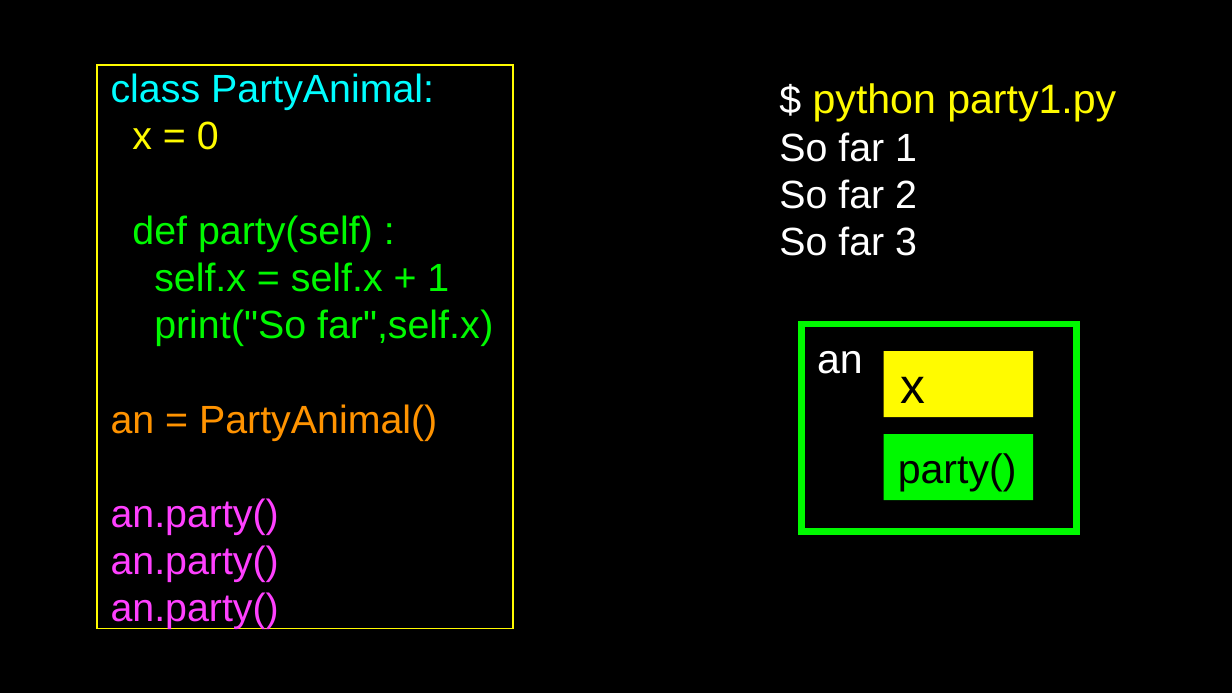
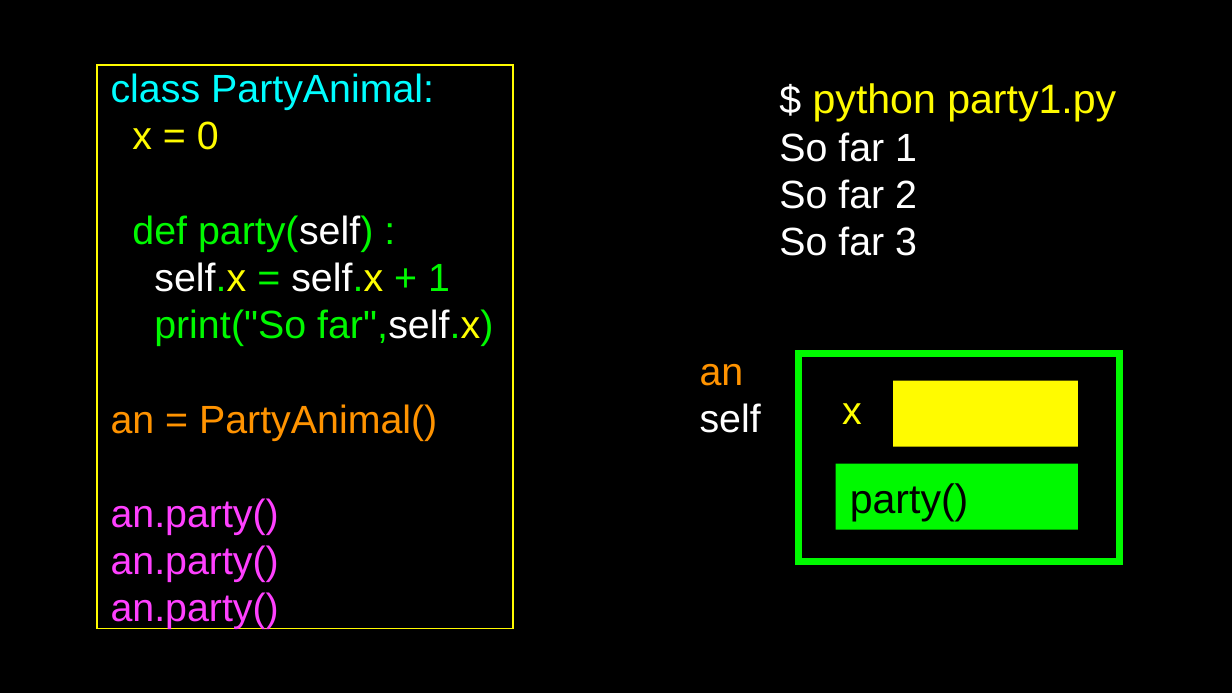
Before and after one commit to csev/py4e, a slide deck: slide 20 of lectures3/Pythonlearn-14-Objects.pptx (slide 23 before the commit). Drawn at 1232x693 pixels with LibreOffice and Linux fonts; fonts in the diff are those of the drawing. Boxes give left, top, right and bottom in pixels: in the first picture for what was removed or moved away, otherwise in the second. Text is boxed around its words. In the diff, an @@ line names an element or a change of style, - is before the commit and + after.

```diff
--- a/lectures3/Pythonlearn-14-Objects.pptx
+++ b/lectures3/Pythonlearn-14-Objects.pptx
@@ text in rectangle at [132,215,493,346]: text colour #00F900 to #FFFFFF in "party(self)", "self.x self.x", "far",self.x)"; text colour #00F900 to #FFFF00 in "self.x self.x", "far",self.x)" @@
@@ rectangle removed at [802,324,1077,532] @@
-an
@@ rectangle added at [798,354,1120,562], outline #00F900 4 pt @@
@@ text added at [700,364,761,433], 23 pt, text #FFFFFF @@
+an self
@@ text "x": place and size @@
-text "x" at [883,351,1032,418]
+text "x" at [842,403,862,424]
@@ text "x" at [842,403,862,424]: size 29 to 23 pt, text colour #000000 to #FFFF00; alignment left to centre; fill #FFFB00 to none @@
@@ rectangle added at [893,381,1078,447], fill #FFFB00 @@
@@ rectangle "party()": place and size @@
-rectangle "party()" at [883,434,1032,500]
+rectangle "party()" at [835,463,1078,530]
```
Also in this commit, not shown: 9 other slides changed, 5 slides removed, 1 other file.
